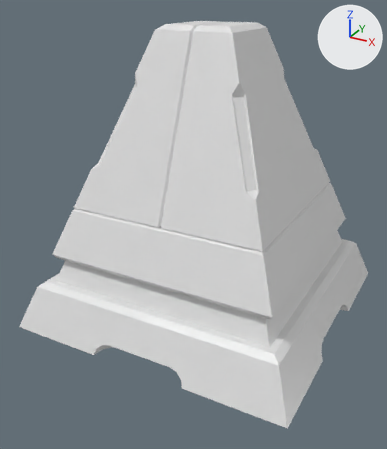
The Blender file DMQ Proj1/Assets/Test Assets/Scene 1/Models/Obelisk/Obelisk 4c.blend as it was, and as the next commit left it.
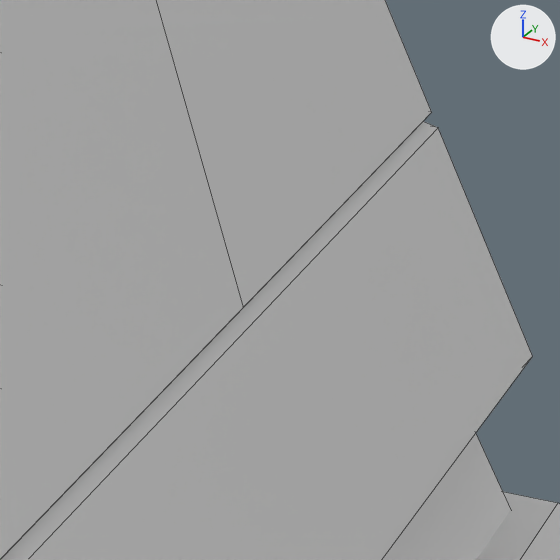
The first picture shows the older version from a 50 mm camera at (4.89, -9.63, 6.59) aimed at (-0.12, -0.53, 2.04). The close-ups show both versions on the part from 68% to 90% of the width and 37% to 56% of the height of that picture; other places that the commit changed are outside them. Every picture has the same lights, and +X, +Y and +Z are marked at upper right. The close-ups show mesh edges as thin lines.
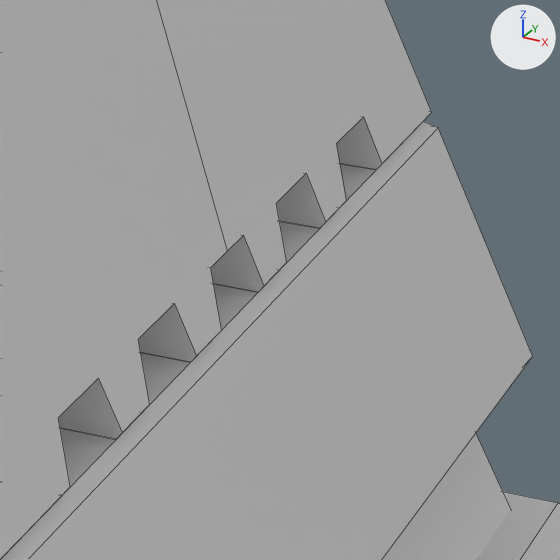
Where the change shows, as pixel boxes (x1, y1, x2, y2) in the close-ups (560 x 560 px):
```json
{"object": "Cube.009", "change": "modifiers changed", "before": [0, 0, 432, 559], "after": [0, 0, 432, 559]}
```

Edits to the scene script, one JSON object a line:
```json
{"op": "remove", "block": "ob_cube_009", "code": "_m = ob_cube_009.modifiers.new('Mirror', 'MIRROR')"}
{"op": "add", "block": "ob_cube_009", "code": "_m = ob_cube_009.modifiers.new('Mirror', 'MIRROR')"}
```
